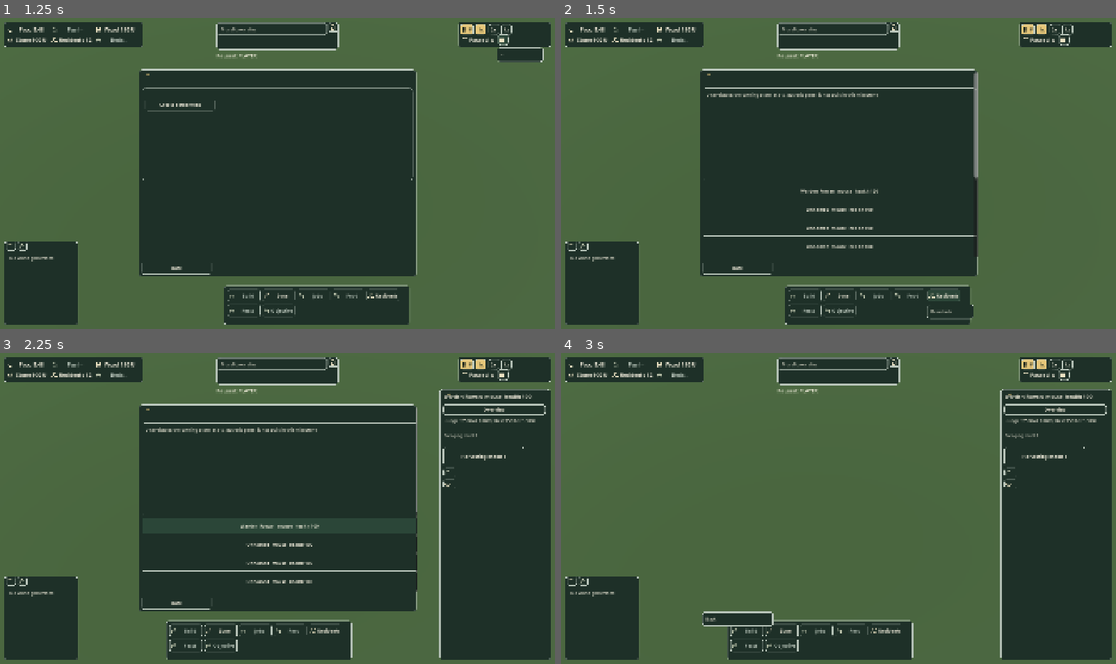
Above: before the commit, frames 1-4 (two rows, left to right).
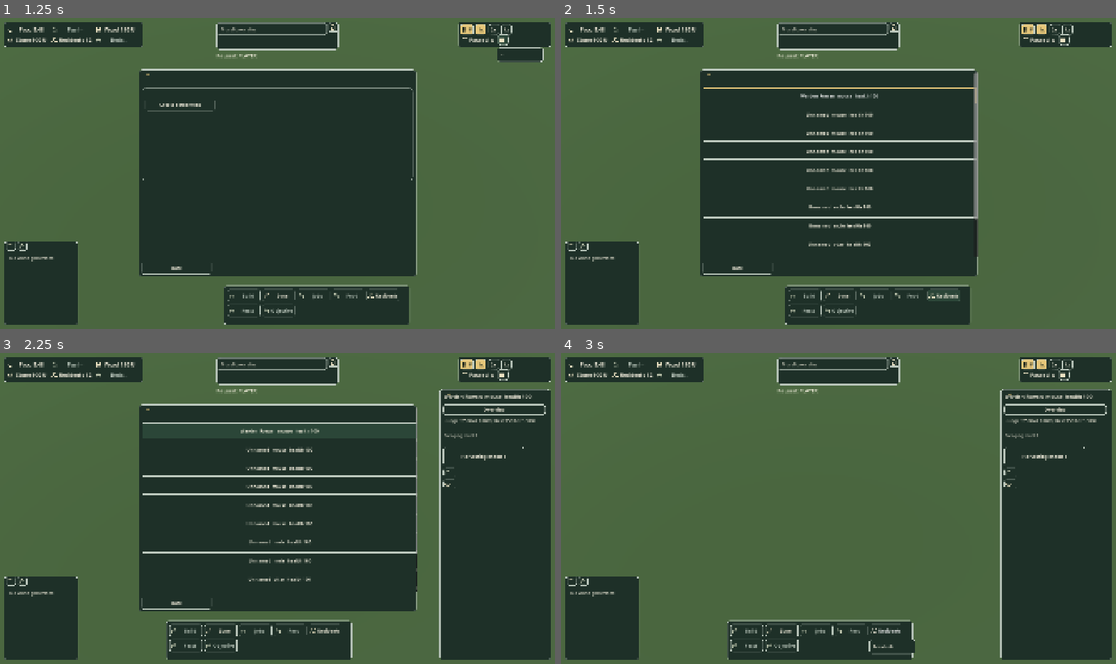
Above: after the commit, the same moments.

Repository: gradybre/redwall-rts
Game: Godot game, scene res://scenes/main.tscn
The game is run twice, just before and just after one commit, with the same random seed, the same clock (stepped at 60 frames per second) and the same inputs.
Inputs (mouse positions are in pixels of both pictures, inside the frame that each line leads up to):
- Up to frame 1 (1.25 s): click (505, 39) at 0.5 s
- Up to frame 2 (1.5 s): click "Residents" at 1.25 s
- Up to frame 3 (2.25 s): click "Warden Rowan mouse health 100" at 2 s
- Up to frame 4 (3 s): click "Back" at 2.75 s

Frame 1 is identical in both runs. In frame 2, 3.1% of the frame differs, in the area x 25-76%, y 22-98%; in frame 3, 2.7%; in frame 4, 0.7%.

Commit message:
feat(ui): wire the shell to the focus router, the roster page and the gate predicate
Task 04.5a's integration half. The foundation agent owned ui_availability.gd,
ui_registry.gd, ui_focus_order.gd and ui_hit_test.gd and correctly described four
changes in ui_shell.gd rather than duplicating logic into its own files. This makes
them, plus a fifth defect found while making them.

1. Residents opened a panel that does not exist. `_on_residents_pressed()` called
   open_workspace_page(ID_WORLD_LIST) -- UI-SET-087, the one element
   ui_availability.gd marks PANEL_NOT_BUILT. Section 4.1 line 182 gives UI-SET-031
   as "ALWAYS; opens roster rows 069". The destination now comes from
   UiRegistry.OPENS rather than a literal, so the two cannot drift apart again, and
   F6 remains 087's only route.

2. The roster is now a workspace page. It was built unconditionally into the
   workspace column beside the three pages, so it was not mutually exclusive with
   them. UI-SET-069's element id belongs to the first ROW's control, so the page
   needed a container of its own: without one the page loop toggles row 0 and
   leaves rows 1-11 standing underneath every other page.

3. open_workspace_page() and _on_back_pressed() route through the focus router, so
   a switch retires the outgoing surface's members and a close returns focus to the
   opening control, or to the zone's first control when the opener is gone.

4. Hit regions use add_visible_region() with ui_availability.creates_control(), so
   an element whose gate is unsatisfied cannot acquire an input rectangle, and a
   modal page raises the scrim.

5. FOUND WHILE INTEGRATING: page visibility depended on _apply_geometry() succeeding,
   and that refuses when the canvas has no size -- so opening a page before a
   successful layout silently showed nothing. Which page is open is not a geometry
   question; _show_open_page() is now called directly as well as from the layout pass.

bind_controls() and wire_hud() had no call site anywhere in the repository. The
computed focus order was a data structure Godot never read -- focus_next,
focus_previous and the four focus_neighbor_* properties are what Tab and arrow
navigation follow. _apply_geometry() now wires them, because the visible set changes
with the profile.

Three tests pin the integration: the registry destination for 031 is the roster and
not 087; the whole roster leaves on a page switch, asserted with the roster populated
because _set_roster_visible(0) hides every row at build time and an empty roster
would pass either way; and at least one built control carries a focus_next path
after layout, which is zero on a shell that never calls the router.

ok: 2358 tests, 63025 assertions, 0 failures.

Co-Authored-By: Claude Opus 5 <noreply@anthropic.com>

Diff:
--- a/godot/scripts/ui/ui_shell.gd
+++ b/godot/scripts/ui/ui_shell.gd
@@ -174,7 +174,11 @@
 ## UI-SET-059's maximum height, which its three controls need to sit inside it.
 const ZONE_BRUSH_HEIGHT: float = 160.0
 ## The three workspace pages this shell builds. §3 allows one open at a time.
-const WORKSPACE_PAGES: Array[int] = [ID_NEW_SETTLEMENT, ID_WORLD_LIST, ID_NAME_EDITOR]
+## §4.1 gives UI-SET-031 as "ALWAYS; opens roster rows 069", so the roster is a PAGE of the
+## workspace frame like the other three, not a column built unconditionally beside them.
+## UI-SET-087 stays out of this list: F6 is its only route, which `ui_registry.gd` asserts.
+const WORKSPACE_PAGES: Array[int] = [ID_NEW_SETTLEMENT, ID_WORLD_LIST, ID_NAME_EDITOR,
+	UiRegistry.ROSTER_ID]
 ## Room the Create action has inside UI-SET-103, which is at least 480 wide by §4.
 const CREATE_BUTTON_ROOM: float = 480.0
 const WARNING_ICON: String = "res://ui/icons/warning.svg"
@@ -211,6 +215,11 @@
 var _availability: UiAvailability = UiAvailability.new()
 var _hits: UiHitTest = UiHitTest.new()
 var _focus: UiFocusOrder = null
+## The runtime facts §4's Gate column is evaluated against. Owned here because the shell is
+## what knows them: selection, an in-progress stroke, and which surface is open.
+var _gates: UiAvailability.Gates = null
+## Scratch for `outgoing_into()`; sized once so a workspace switch allocates nothing.
+var _outgoing: PackedInt32Array = PackedInt32Array()
 var _geometry: UiLayout.Geometry = UiLayout.Geometry.new()
 
 ## Built controls by §4 id. One entry per element this shell renders.
@@ -246,6 +255,10 @@
 var _workspace_page: int = ID_NEW_SETTLEMENT
 var _workspace_scroll: ScrollContainer = null
 var _workspace_column: VBoxContainer = null
+## The roster's own container. UI-SET-069's id is the first ROW's control, so the page needs a
+## holder of its own: without one the page loop would toggle row 0 and leave rows 1-11 standing
+## on every other page.
+var _roster_panel: VBoxContainer = null
 
 ## The current selection and tool stroke. None of this is authoritative state: it is what the
 ## player has pointed at, and it becomes a command only when Confirm is pressed.
@@ -264,6 +277,8 @@
 func _init() -> void:
 	"""Compose the specification tables this shell reads, and size the stroke buffer once."""
 	_focus = UiFocusOrder.new(_availability)
+	_gates = UiAvailability.Gates.new()
+	_outgoing.resize(UiRegistry.ELEMENT_COUNT)
 	_stroke.resize(ForageScript.ZONE_LINK_CAPACITY)
 
 
@@ -678,6 +693,28 @@
 	new_world.add_child(_create_button)
 
 
+func _show_open_page() -> void:
+	"""Show exactly the open workspace page and hide the others.
+
+	§3: "Only one primary management workspace open". Called from `open_workspace_page()` as
+	well as from the layout pass, because which page is open is not a geometry question --
+	`_apply_geometry()` refuses when the canvas has no size, and page visibility must not
+	depend on whether a layout happened to succeed."""
+	for id: int in WORKSPACE_PAGES:
+		_page_control_of(id).visible = id == _workspace_page
+
+
+func _page_control_of(page_id: int) -> Control:
+	"""The Control that IS one workspace page.
+
+	UI-SET-069 is the exception: its element id belongs to a roster ROW, not to a container,
+	so the page is `_roster_panel` and toggling `_controls[69]` would show one row and leave
+	the other eleven visible underneath every other page."""
+	if page_id == UiRegistry.ROSTER_ID:
+		return _roster_panel
+	return _controls[page_id] as Control
+
+
 func _build_roster(column: VBoxContainer) -> void:
 	"""UI-SET-069's rows: one real resident each, up to the pool this shell builds.
 
@@ -685,9 +722,15 @@
 	ROSTER_POOL rows and the panel says so when more residents exist than it can show, rather
 	than silently listing a prefix as though it were everybody.
 	"""
+	_roster_panel = VBoxContainer.new()
+	_roster_panel.name = "%s/Rows" % _registry.element_key(ID_RESIDENT_ROW)
+	_roster_panel.add_theme_constant_override(&"separation", int(ROW_GAP))
+	_roster_panel.size_flags_horizontal = Control.SIZE_EXPAND_FILL
+	_roster_panel.mouse_filter = Control.MOUSE_FILTER_IGNORE
+	column.add_child(_roster_panel)
 	var first: Button = _new_button(ID_RESIDENT_ROW, "")
 	first.pressed.connect(_on_resident_row_pressed.bind(0))
-	column.add_child(first)
+	_roster_panel.add_child(first)
 	_roster_rows.append(first)
 	for index: int in range(1, ROSTER_POOL):
 		var row: Button = Button.new()
@@ -699,7 +742,7 @@
 		row.accessibility_name = "%s resident row %d" % [_registry.element_key(ID_RESIDENT_ROW),
 			index + 1]
 		row.pressed.connect(_on_resident_row_pressed.bind(index))
-		column.add_child(row)
+		_roster_panel.add_child(row)
 		_roster_rows.append(row)
 	_set_roster_visible(0)
 
@@ -808,6 +851,7 @@
 		return _refuse(_layout.last_refusal())
 	_place_zones()
 	_register_hit_regions()
+	_wire_focus()
 	_last_refusal = REFUSE_NONE
 	return true
 
@@ -929,8 +973,7 @@
 	_workspace_column.custom_minimum_size = Vector2(_workspace_scroll.size.x, 0.0)
 	_set_rect(_controls[ID_BACK], Rect2(PANEL_PADDING,
 		frame.size.y - footer.y - PANEL_PADDING, footer.x, footer.y))
-	for id: int in WORKSPACE_PAGES:
-		(_controls[id] as Control).visible = id == _workspace_page
+	_show_open_page()
 
 
 func _flow_children(owner_id: int, children: Array) -> void:
@@ -969,6 +1012,20 @@
 	control.size = rect.size
 
 
+func _wire_focus() -> int:
+	"""Write the computed focus order onto the real Controls. Returns the stops wired.
+
+	UXV-033 names "focus-list data without runtime wiring" as insufficient, and that was
+	exactly the state: `ui_focus_order.gd` computed a correct order, was unit-tested, and
+	NOTHING CALLED IT -- `bind_controls()` and `wire_hud()` had no call site anywhere in the
+	repository. `focus_next`, `focus_previous` and the four `focus_neighbor_*` properties are
+	what Godot's own Tab and arrow navigation read, so until they are written the order is a
+	data structure and not a behaviour. Called from `_apply_geometry()` because the visible
+	set changes with the profile, so the order must be recomputed when the layout changes."""
+	_focus.bind_controls(_controls)
+	return _focus.wire_hud(_gates)
+
+
 func _register_hit_regions() -> void:
 	"""Mirror the built tree's own mouse filters into the §1.2 click-through table.
 
@@ -981,7 +1038,12 @@
 		if not control.visible or not _is_visible_chain(control):
 			continue
 		var consumes: bool = control.mouse_filter != Control.MOUSE_FILTER_IGNORE
-		_hits.add_region(id, _shell_rect_of(control), _layer_of(id), consumes)
+		_hits.add_visible_region(id, _shell_rect_of(control), _layer_of(id), consumes,
+			_availability.creates_control(id, _gates))
+	if _workspace_page == ID_NAME_EDITOR:
+		_hits.raise_scrim(UiHitTest.LAYER_MODAL)
+	else:
+		_hits.lower_scrim()
 
 
 func _shell_rect_of(control: Control) -> Rect2:
@@ -1257,21 +1319,47 @@
 
 
 func _on_residents_pressed() -> void:
-	"""UI-SET-031: open the roster inside the workspace frame."""
-	open_workspace_page(ID_WORLD_LIST)
+	"""UI-SET-031: open the ROSTER, which §4.1 line 182 gives as "ALWAYS; opens roster rows 069".
+
+	This used to open UI-SET-087, the world-access list -- the one element `ui_availability.gd`
+	marks PANEL_NOT_BUILT, so the button opened a panel that does not exist. §4.3 gates 087 on
+	F6/accessible mode, and `ui_registry.gd` now asserts no element opens it, so F6 is its only
+	route. The destination comes from the registry rather than a literal, so the two cannot
+	disagree again."""
+	open_workspace_page(UiRegistry.OPENS[ID_RESIDENTS][0])
 	shell_action.emit(ID_RESIDENTS)
 
 
-func open_workspace_page(page_id: int) -> bool:
-	"""Show one workspace page and open the frame. Refuses a page this shell does not build."""
+func open_workspace_page(page_id: int, opener_id: int = ID_RESIDENTS) -> bool:
+	"""Show one workspace page, taking its opening focus and retiring the outgoing one.
+
+	§3 allows only one primary management workspace open, so opening a second REPLACES the
+	first. The router decides what that means for focus; this function's job is to act on the
+	answer -- hide the members it retires and re-register the hit table, so a control that is
+	no longer shown cannot keep an input rectangle."""
 	if not WORKSPACE_PAGES.has(page_id):
 		return _refuse(REFUSE_UNKNOWN_ELEMENT)
+	var members: PackedInt32Array = PackedInt32Array([page_id])
+	if not _focus.open_surface(page_id, members, members.size(), opener_id):
+		return _refuse(REFUSE_UNKNOWN_ELEMENT)
+	_retire_outgoing_members()
 	_workspace_page = page_id
+	_gates.set_surface_open(page_id, true)
 	(_zones[ID_WORKSPACE] as Control).visible = true
+	_show_open_page()
 	_apply_geometry()
-	_register_hit_regions()
 	_last_refusal = REFUSE_NONE
 	return true
+
+
+func _retire_outgoing_members() -> void:
+	"""Hide every member of the surface the last switch retired, so none keeps a hit region."""
+	var count: int = _focus.outgoing_into(_outgoing)
+	for index: int in count:
+		var id: int = _outgoing[index]
+		if _controls.has(id):
+			(_controls[id] as Control).visible = false
+		_gates.set_surface_open(id, false)
 
 
 func workspace_page() -> int:
@@ -1484,7 +1572,14 @@
 
 
 func _on_back_pressed() -> void:
-	"""UI-SET-092: close the workspace frame without deciding anything."""
+	"""UI-SET-092: close the workspace frame, returning focus where §2.2 sends it.
+
+	§2.2: focus returns to the opening control if still present, otherwise the zone's first
+	control. The router owns both branches; closing without it left focus standing on a
+	control that had just been hidden."""
+	_focus.close_surface(_gates)
+	_retire_outgoing_members()
+	_gates.set_surface_open(_workspace_page, false)
 	_toggle_zone(ID_WORKSPACE)
 	shell_action.emit(ID_BACK)
 
--- a/godot/test/test_ui_shell.gd
+++ b/godot/test/test_ui_shell.gd
@@ -595,3 +595,60 @@
 	assert_equal(sprig.mouse_filter, Control.MOUSE_FILTER_IGNORE, "which ignores input")
 	assert_equal(sprig.focus_mode, Control.FOCUS_NONE, "can never take focus")
 	assert_equal(sprig.accessibility_name, "", "and is excluded from the accessibility tree")
+
+
+# --- integration: the routing, the page container and the focus wiring actually run --------------
+
+func test_residents_opens_the_roster_and_never_the_unbuilt_world_access_panel() -> void:
+	"""UXV-004. §4.1:182 gives UI-SET-031 as "ALWAYS; opens roster rows 069".
+
+	This shell used to open UI-SET-087 here -- the one element `ui_availability.gd` marks
+	PANEL_NOT_BUILT -- so the Residents button opened a panel that does not exist. The
+	destination is read from the registry, so a literal cannot drift away from §4.1 again.
+	"""
+	assert_true(_shell.open_workspace_page(UiRegistry.OPENS[UiShell.ID_RESIDENTS][0]),
+		"the registry's destination for 031 is a page this shell builds")
+	assert_equal(_shell.workspace_page(), UiRegistry.ROSTER_ID,
+		"which is the roster, UI-SET-069")
+	assert_true(UiRegistry.ROSTER_ID != UiShell.ID_WORLD_LIST,
+		"and the roster is not the world-access list F6 owns")
+
+
+func test_opening_another_page_hides_the_whole_roster_not_just_its_first_row() -> void:
+	"""UI-SET-069's element id is the first ROW's control, so the page needs its own container.
+
+	Without one the page loop toggles row 0 and leaves rows 1-11 standing underneath whichever
+	page is open. The roster is populated first because `_set_roster_visible(0)` hides every row
+	at build time -- asserting on an empty roster would pass whether or not the container works.
+	"""
+	_shell.set_roster(PackedStringArray(["Warden Rowan mouse", "Unnamed mole"]), 2)
+	assert_true(_shell.open_workspace_page(UiRegistry.ROSTER_ID), "open the roster")
+	var row_zero: Control = _shell.control_for(UiShell.ID_RESIDENT_ROW)
+	var holder: Control = row_zero.get_parent() as Control
+	assert_true(holder != null, "the roster rows live inside a container of their own")
+	assert_true(holder.visible, "which is shown while the roster is the open page")
+	assert_true(row_zero.visible, "and a populated row is shown inside it")
+	assert_true(_shell.open_workspace_page(UiShell.ID_NEW_SETTLEMENT), "switch pages")
+	assert_false(holder.visible,
+		"the whole roster leaves with the page, so no row survives underneath the new one")
+
+
+func test_the_focus_order_is_written_onto_the_real_controls() -> void:
+	"""UXV-033 names "focus-list data without runtime wiring" as insufficient, and it WAS the state.
+
+	`bind_controls()` and `wire_hud()` had no call site anywhere in the repository, so the
+	computed order was a data structure Godot never read. `focus_next` is one of the properties
+	Godot's own Tab navigation follows, so a written one is the difference between an order that
+	exists and an order a player can feel. Counting them is what makes an unwired shell fail:
+	a shell that never calls the router leaves every one of these empty.
+	"""
+	var wired: int = 0
+	for id: int in UiRegistry.FIRST_ID + UiRegistry.ELEMENT_COUNT:
+		if id < UiRegistry.FIRST_ID:
+			continue
+		var control: Control = _shell.control_for(id)
+		if control != null and not control.focus_next.is_empty():
+			wired += 1
+	assert_true(wired > 0,
+		"at least one built control carries a focus_next path after layout; zero means nothing "
+		+ "called bind_controls()/wire_hud() and the order is data only")
